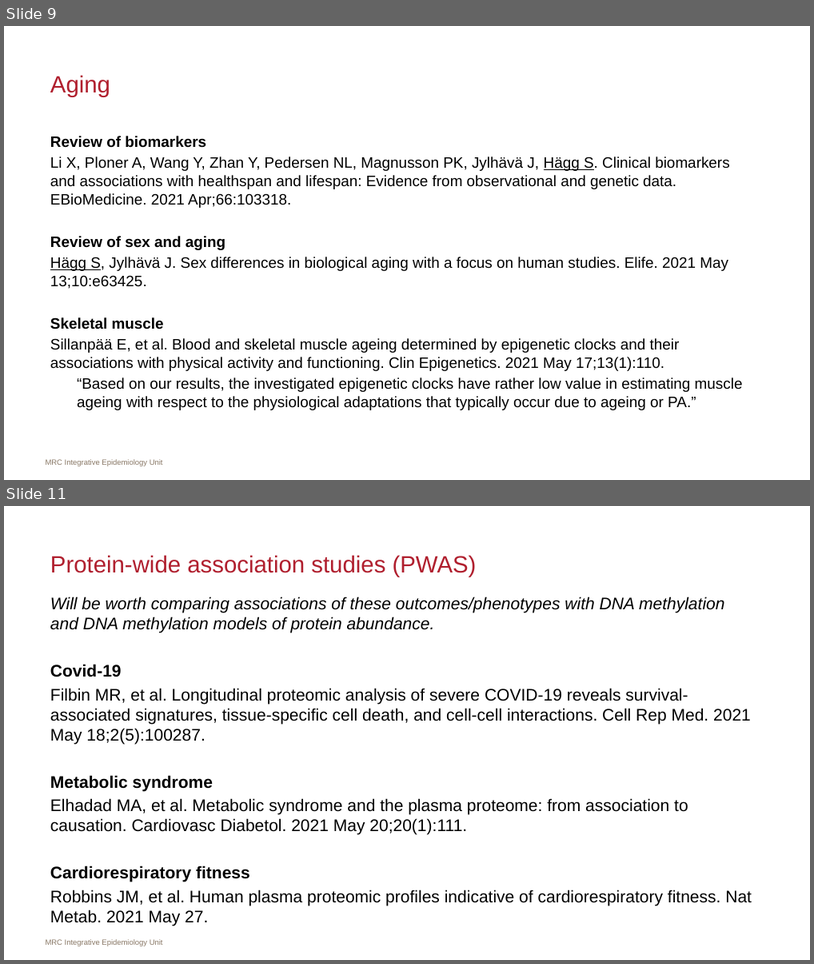
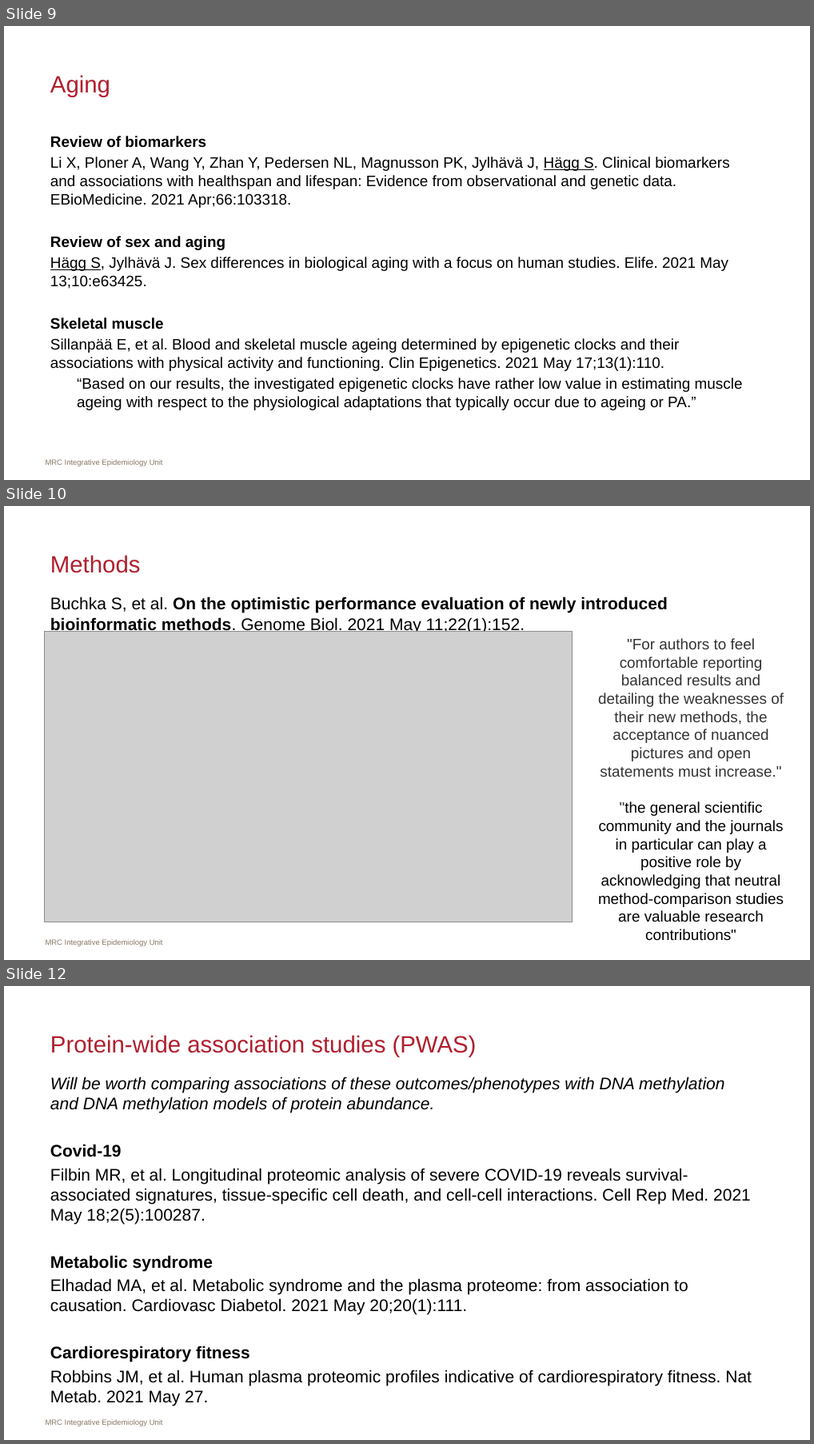
Before and after one commit to MRCIEU/epigenetics-journal-club, a slide deck: docs/presentations/20210607/slides.pptx. Shown one above the other, each under a label of ours: slides 9 and 11 before the commit, slides 9, 10 and 12 after it; the slides between them are not shown. The pictures are 814x964 and 814x1444 pixels, drawn with LibreOffice and Linux fonts; fonts in the diff are those of the drawing; grey boxes stand for pictures. Boxes give left, top, right and bottom in pixels: in the first picture for what was removed or moved away, otherwise in the second. Text is boxed around its words. In the diff, an @@ line names an element or a change of style, - is before the commit and + after.

```diff
--- a/docs/presentations/20210607/slides.pptx
+++ b/docs/presentations/20210607/slides.pptx
@@ slide 10 added at (4, 506, 810, 960), background #FFFFFF; not listed: 1 template element that a slide beside it also shows @@
@@ title added at (50, 555, 141, 573), 28 pt, text #B01F2E @@
+Methods
@@ text added at (50, 596, 668, 633), 20 pt, text #000000, bold @@
+Buchka S, et al. On the optimistic performance evaluation of newly introduced bioinformatic methods. Genome Biol. 2021 May 11;22(1):152.
@@ picture added at (45, 632, 573, 922) @@
@@ text added at (598, 638, 784, 940), 18 pt, text #000000 @@
+"For authors to feel comfortable reporting balanced results and detailing the weaknesses of their new methods, the acceptance of nuanced pictures and open statements must increase."
+"the general scientific community and the journals in particular can play a positive role by acknowledging that neutral method-comparison studies are valuable research contributions"
@@ what was slide 11 is now slide 12 @@
```
Also in this commit, not shown: 1 slide changed.
